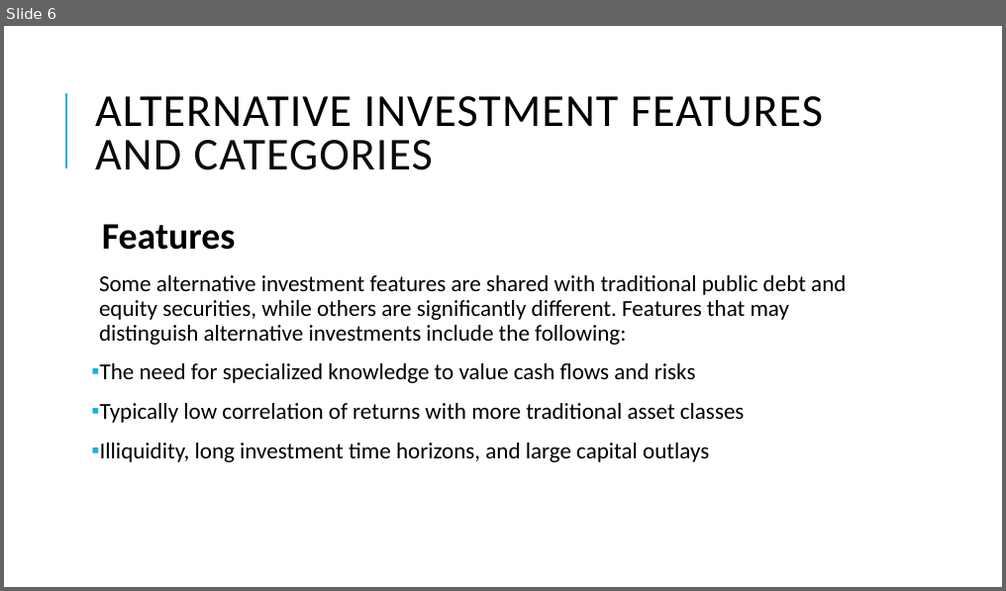
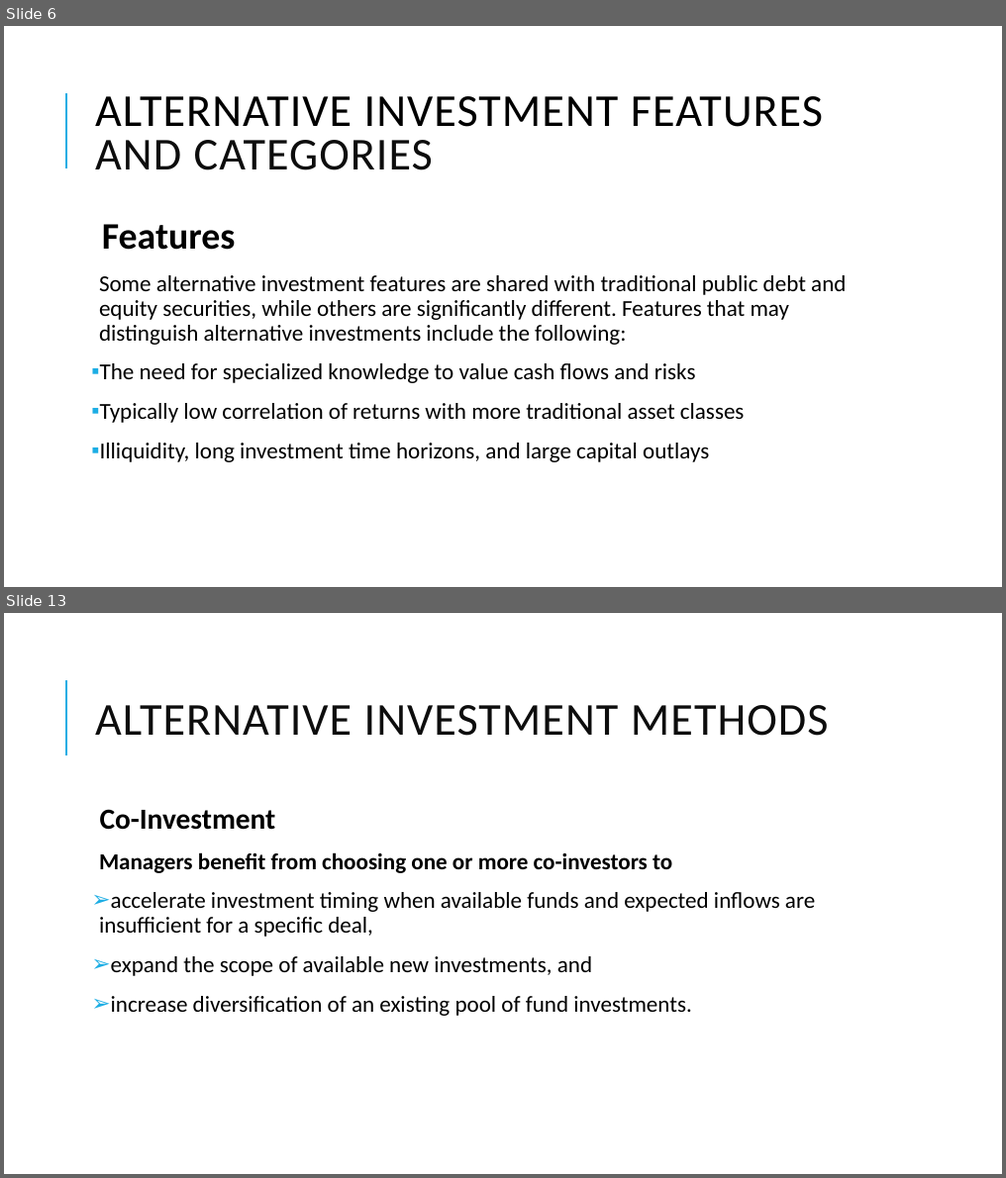
Before and after one commit to Isco0530/data, a slide deck: 2024Alternative.pptx. Shown one above the other, each under a label of ours: slide 6 before the commit, slides 6 and 13 after it; the slides between them are not shown. The pictures are 1006x591 and 1006x1178 pixels, drawn with LibreOffice and Linux fonts; fonts in the diff are those of the drawing. Boxes give left, top, right and bottom in pixels: in the first picture for what was removed or moved away, otherwise in the second. Text is boxed around its words. In the diff, an @@ line names an element or a change of style, - is before the commit and + after.

```diff
--- a/2024Alternative.pptx
+++ b/2024Alternative.pptx
@@ slide 13 added at [4,613,1002,1174], background #FFFFFF; not listed: 1 template element that a slide beside it also shows @@
@@ title added at [95,705,829,736], 44 pt, text #0D0D0D @@
+ALTERNATIVE INVESTMENT METHODS
@@ text added at [99,809,815,1016], 22 pt, text #000000 @@
+  Co-Investment
+  Managers benefit from choosing one or more co-investors to
+➢ accelerate investment timing when available funds and expected inflows are insufficient for a specific deal,
+➢ expand the scope of available new investments, and
+➢ increase diversification of an existing pool of fund investments.
```
Also in this commit, not shown: 2 slides changed, 11 other slides added.
